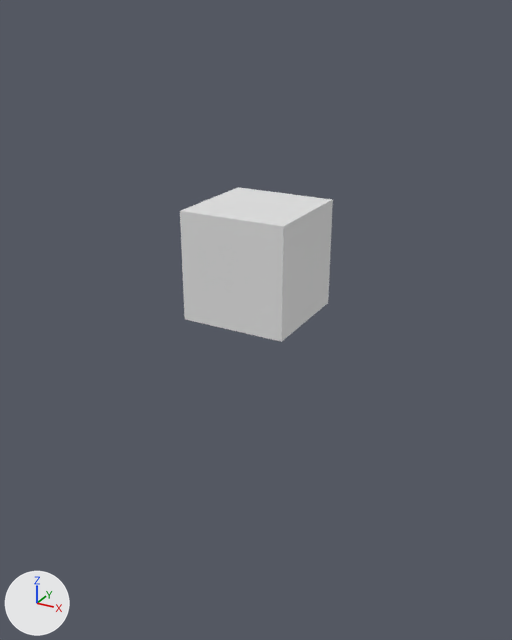
What one commit did to the Blender file rct2/scenery/Trees/twn_Walnut-Tree/twn_V001.blend.
Rendered twice from a 50 mm camera at (11.9, -21.7, 10.5) aimed at (-0.4, 0.5, -0.7). Every picture has the same lights, and +X, +Y and +Z are marked at lower left. The same objects are shown in both versions, whatever each file hides.

Before the edit, the objects in view are built like this:
```python
me_cube = bpy.data.meshes.new('Cube')
me_cube.from_pydata(...)  # a box spanning x -1.0..1.0, y -1.0..1.0, z 0.0..2.0
me_cube.materials.append(None)
me_cube_001 = bpy.data.meshes.new('Cube.001')
me_cube_001.from_pydata(...)  # a box spanning x -2.0..2.0, y -2.0..2.0, z 0.0..1.63
ob_cube = bpy.data.objects.new('Cube', me_cube)
ob_cube.location = (0.0, 0.0, 0.0)
ob_cube_001 = bpy.data.objects.new('Cube.001', me_cube_001)
ob_cube_001.location = (0.0, 0.0, 0.0)
ob_cube_001.scale = (1.0, 1.0, 0.5)
_m = ob_cube_001.modifiers.new('Array', 'ARRAY')
_m.count = 5
_m.constant_offset_displace = (0.0, 0.0, 0.0)
_m.relative_offset_displace = (0.0, 0.0, 1.0)
```
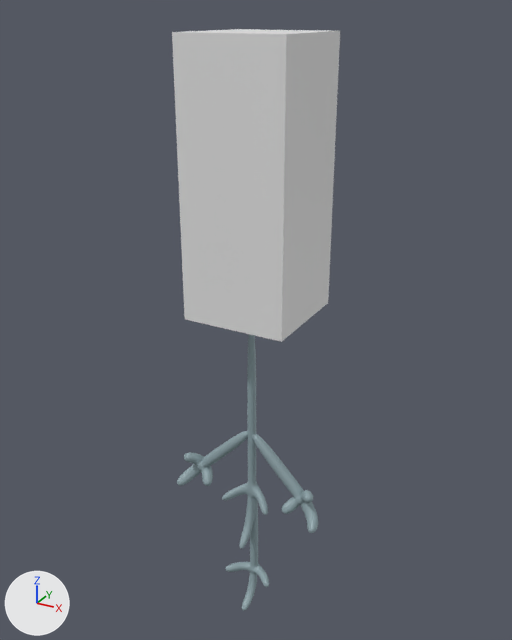
Changed parts and their boxes (x1, y1, x2, y2) in the pictures (512 x 640 px):
'Cube.001', modifiers changed (10% wider, 101% taller): before (180, 187, 333, 342); after (172, 29, 340, 342)
'Cube', reshaped (not visible before): after (177, 334, 318, 611)
part 1 of me_cube, built on: after (177, 335, 318, 611)

The change, as a diff of the scene's bpy script:
```diff
--- a/rct2/scenery/Trees/twn_Walnut-Tree/twn_V001.blend.py
+++ b/rct2/scenery/Trees/twn_Walnut-Tree/twn_V001.blend.py
@@ mat_bark_002 @@
+mat_bark_002 = principled_material('Bark.002')
+mat_bark_002.base_color = (0.269, 0.366, 0.395)  # grey #8ea3a9
@@ me_cube @@
 # used by ob_cube; location = (0.0, 0.0, 0.0)
-me_cube.from_pydata(...)  # 8 vertices, 6 faces; spans x -1.0..1.0, y -1.0..1.0, z 0.0..2.0
+me_cube.from_pydata(...)  # 192 vertices, 184 faces; spans x -3.6..3.4, y -1.51..-0.13, z -14.03..0.14
+# me_cube part 1: the whole mesh is rebuilt
+# me_cube part 2: the surface is now shaded smooth
+me_cube.materials.append(mat_bark_002)  # grey #8ea3a9
@@ ob_cube_001 @@
 _m = ob_cube_001.modifiers.new('Array', 'ARRAY')
-_m.count = 5
+_m.count = 12
 _m.constant_offset_displace = (0.0, 0.0, 0.0)
```
